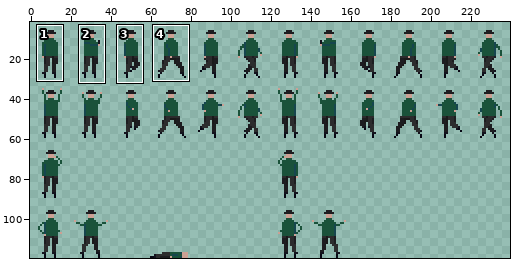
Two versions of one sprite sheet, src/sprites/citizen-5.png. Above, an overview of the earlier version with the close-up marked.
Close-up. Before the commit:
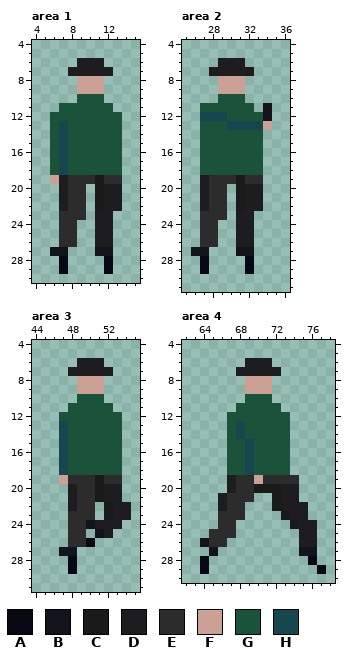
The file is 240x120 pixels. Colours within 5 levels of each other are drawn and written as one. Shown: area 1: x 4..15, y 4..30; area 2: x 25..36, y 4..31; area 3: x 44..55, y 4..31; area 4: x 62..78, y 4..30. The wide view leaves out empty margins. The commit also changed other parts of the picture, which this record leaves out.
Palette (. is transparent): A #080814  B #13131d  C #1a1a1a  D #1d1d20  E #2c2c2d  F #cca094  G #1a523a  H #16464e
Now the later version:
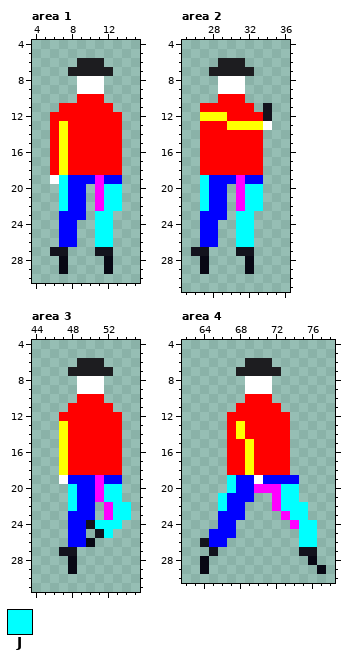
Colours new in this view: J #00ffff
From old to new:
Colour C changes from #1a1a1a to #ff00ff.
Colour E changes from #2c2c2d to #0000ff.
Colour F changes from #cca094 to #ffffff.
Colour G changes from #1a523a to #ff0000.
Colour H changes from #16464e to #ffff00.
Area 1:
The edit turns colour D into colour J in row 19 at x 7; in rows 20 to 22 at x 7 and 12 to 13; in rows 23 to 26 at x 11 to 12.
Area 2:
The edit turns colour D into colour J in row 19 at x 27; in rows 20 to 22 at x 27 and 32 to 33; in rows 23 to 26 at x 31 to 32.
Area 3:
The edit turns colour D into colour J in rows 20 to 21 at x 48 and 52 to 53; in row 22 at x 48 and 53 to 54; in row 23 at x 53 to 54; in row 24 at x 51 to 53; in row 25 at x 52.
Area 4:
The edit turns colour D into colour J in row 19 at x 67; in row 20 at x 67 and 73 to 74; in row 21 at x 66 and 73 to 74; in row 22 at x 66 and 73 to 75; in row 23 at x 74 to 75; in rows 24 to 26 at x 75 to 76.
Where, in picture pixels (left, top, right, bottom), the same in both close-ups:
changed: (50, 76, 122, 247)
changed: (200, 76, 272, 247)
changed: (59, 376, 131, 547)
changed: (209, 376, 317, 547)
